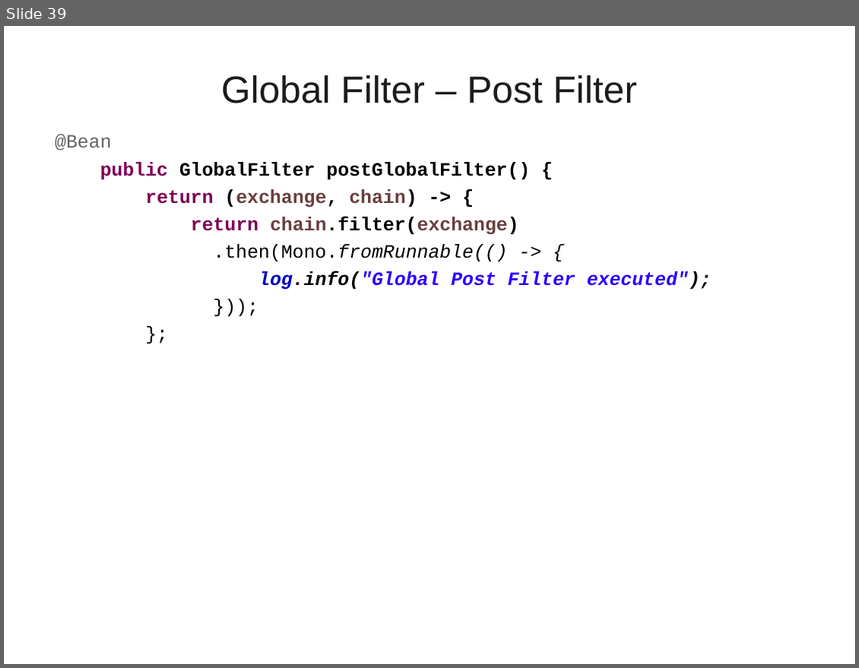
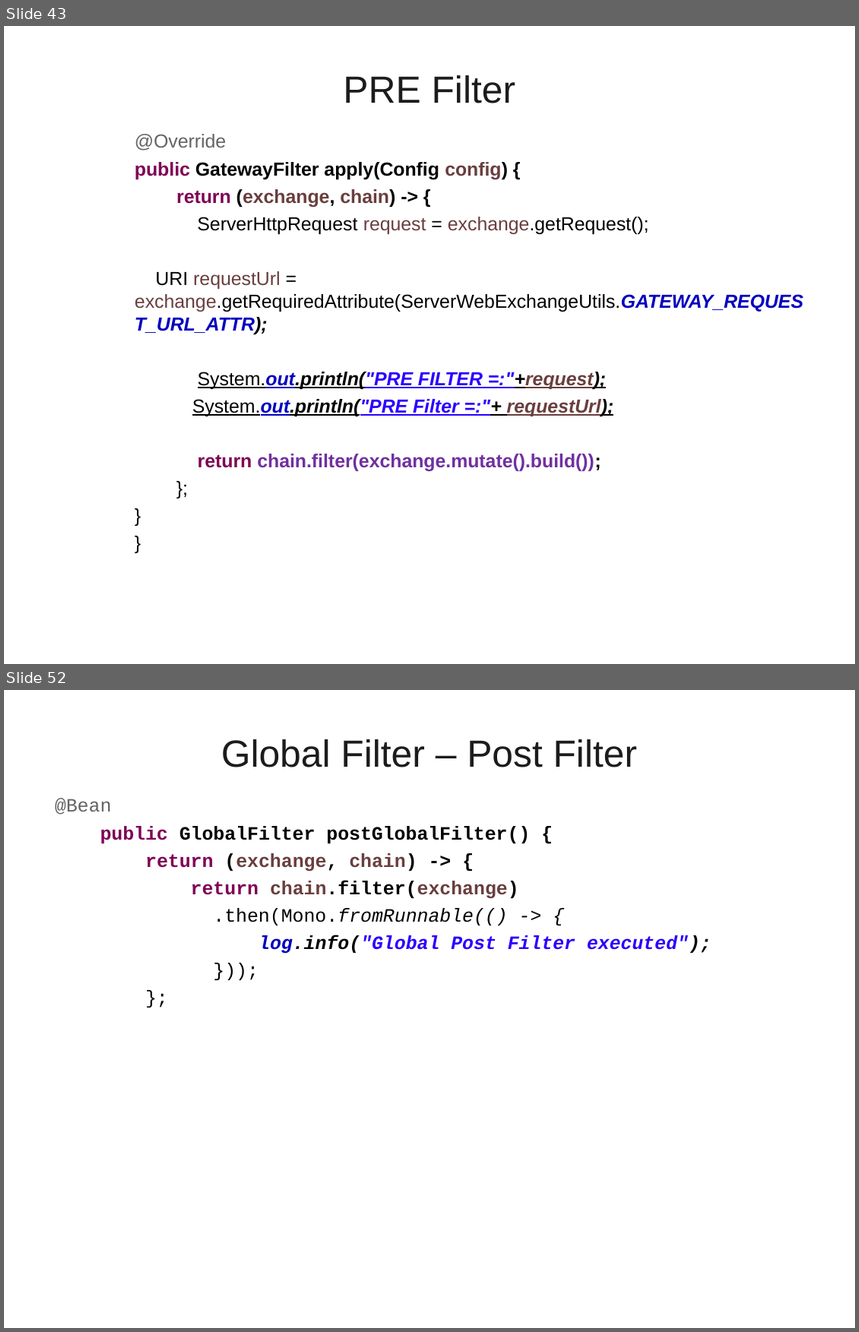
Before and after one commit to vatsank/spring_presentations, a slide deck: SpringMicroService_Module2_Ver02.ppt. Shown one above the other, each under a label of ours: slide 39 before the commit, slides 43 and 52 after it; the slides between them are not shown. The pictures are 859x668 and 859x1332 pixels, drawn with LibreOffice and Linux fonts; fonts in the diff are those of the drawing; background and template pictures are left out. Boxes give left, top, right and bottom in pixels: in the first picture for what was removed or moved away, otherwise in the second. Text is boxed around its words. In the diff, an @@ line names an element or a change of style, - is before the commit and + after.

```diff
--- a/SpringMicroService_Module2_Ver02.ppt
+++ b/SpringMicroService_Module2_Ver02.ppt
@@ slide 43 added at box(4, 26, 855, 664), background picture (left out) @@
@@ title added at box(343, 75, 516, 104), 32 pt, text #1C1C1C @@
+PRE Filter
@@ text added at box(135, 134, 804, 472), 16 pt, text #000000, bold @@
+    @Override
+    public GatewayFilter apply(Config config) {
+    return (exchange, chain) -> {
+    ServerHttpRequest request = exchange.getRequest();
+    URI requestUrl = exchange.getRequiredAttribute(ServerWebExchangeUtils.GATEWAY_REQUEST_URL_ATTR);
+    System.out.println("PRE FILTER =:"+request);
+    System.out.println("PRE Filter =:"+ requestUrl);
+    return chain.filter(exchange.mutate().build());
+    };
+    }
+    }
@@ what was slide 39 is now slide 52 @@
```
Also in this commit, not shown: 10 slides changed, 30 other slides added.
